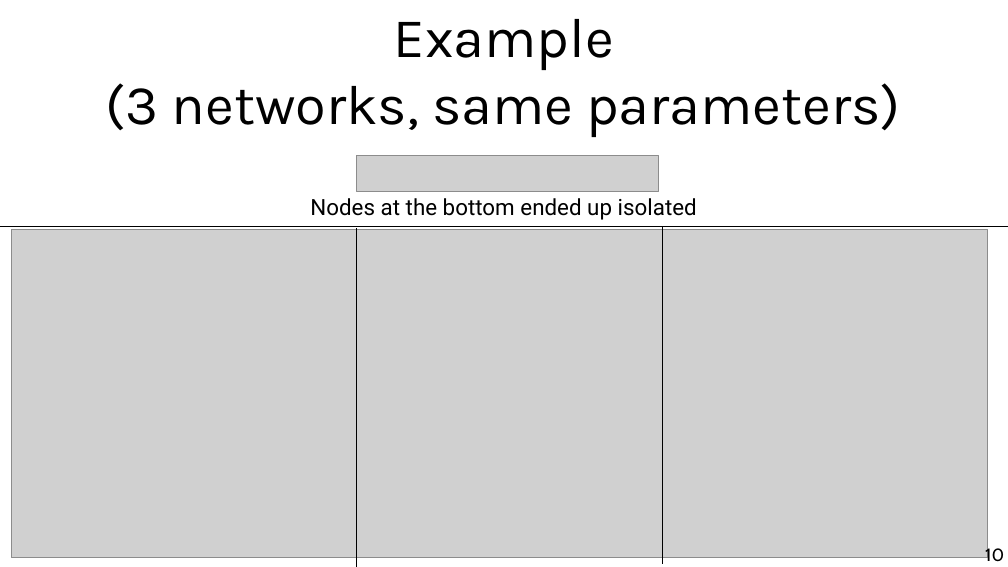
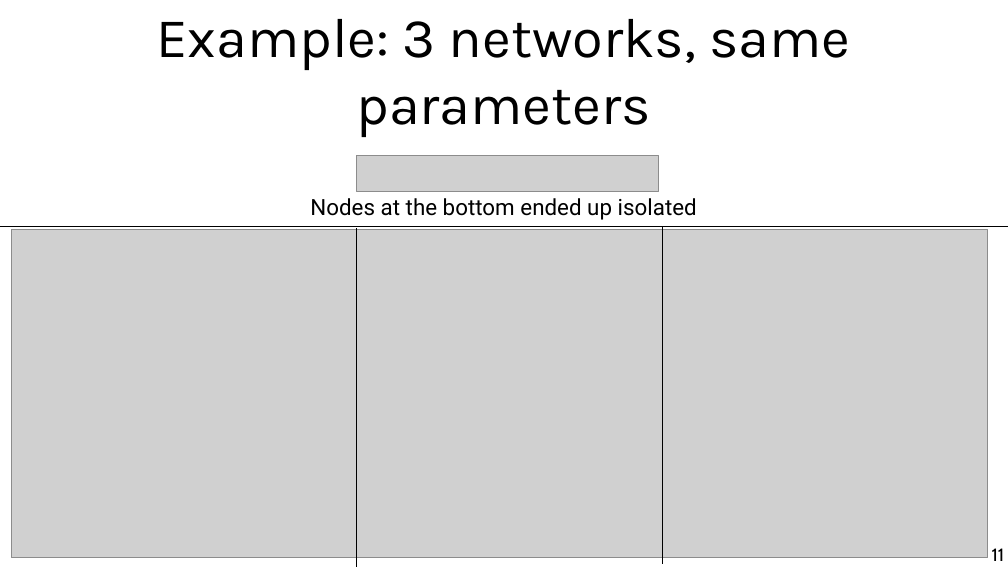
Before and after one commit to chatox/networks-science-course, a slide deck: slide 11 of theory/odp/tt11-random_networks.odp (slide 10 before the commit). Drawn at 1008x567 pixels with LibreOffice and Linux fonts; fonts in the diff are those of the drawing; grey boxes stand for pictures. Boxes give left, top, right and bottom in pixels: in the first picture for what was removed or moved away, otherwise in the second. Text is boxed around its words. In the diff, an @@ line names an element or a change of style, - is before the commit and + after.

```diff
--- a/theory/odp/tt11-random_networks.odp
+++ b/theory/odp/tt11-random_networks.odp
@@ title at box(157, 19, 850, 137): text changed @@
-Example
-(3 networks, same parameters)
+Example: 3 networks, same parameters
@@ page number at box(992, 548, 1005, 561): text changed @@
-10
+11
```
Also in this commit, not shown: 1 other slide changed, 1 slide added, 16 other files.
